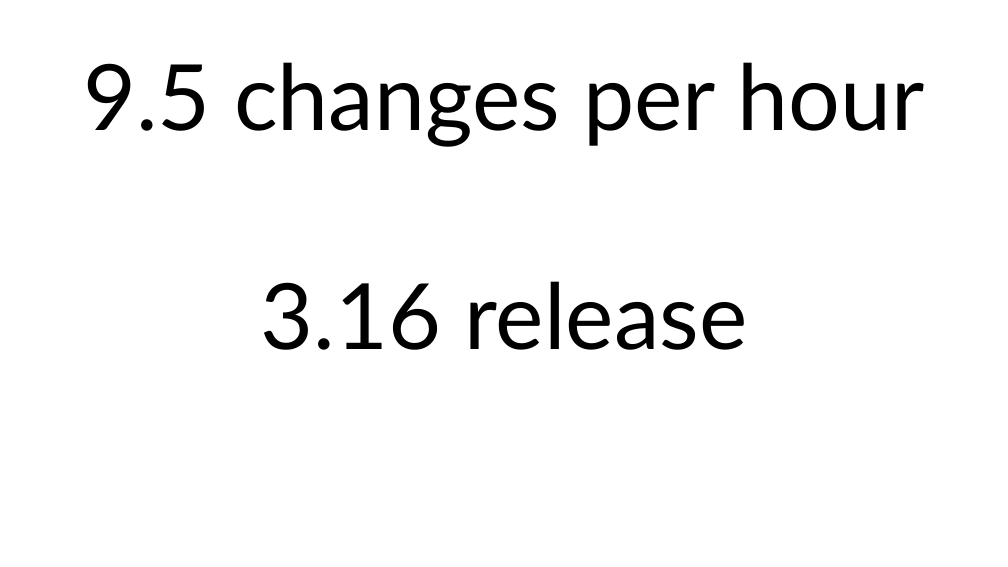
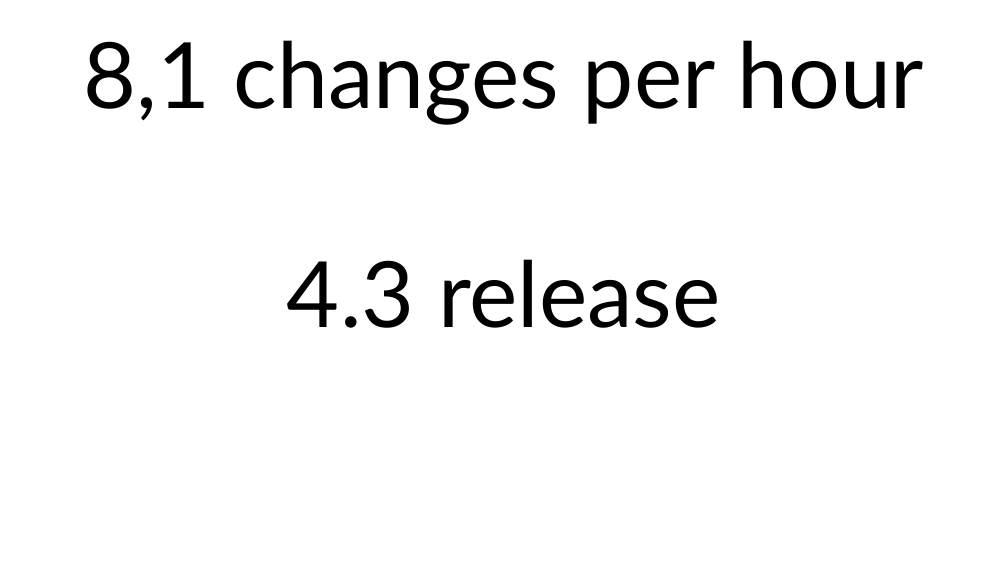
Before and after one commit to gregkh/kernel-development, a slide deck: slide 7 of kernel-development-16x9.odp. Drawn at 1008x567 pixels with LibreOffice and Linux fonts; fonts in the diff are those of the drawing. Boxes give left, top, right and bottom in pixels: in the first picture for what was removed or moved away, otherwise in the second. Text is boxed around its words. In the diff, an @@ line names an element or a change of style, - is before the commit and + after.

```diff
--- a/kernel-development-16x9.odp
+++ b/kernel-development-16x9.odp
@@ text at <box>84,40,924,328</box>: text changed @@
-9.5 changes per hour
-3.16 release
+8,1 changes per hour
+4.3 release
```
Also in this commit, not shown: 7 other slides changed, 1 other file.
